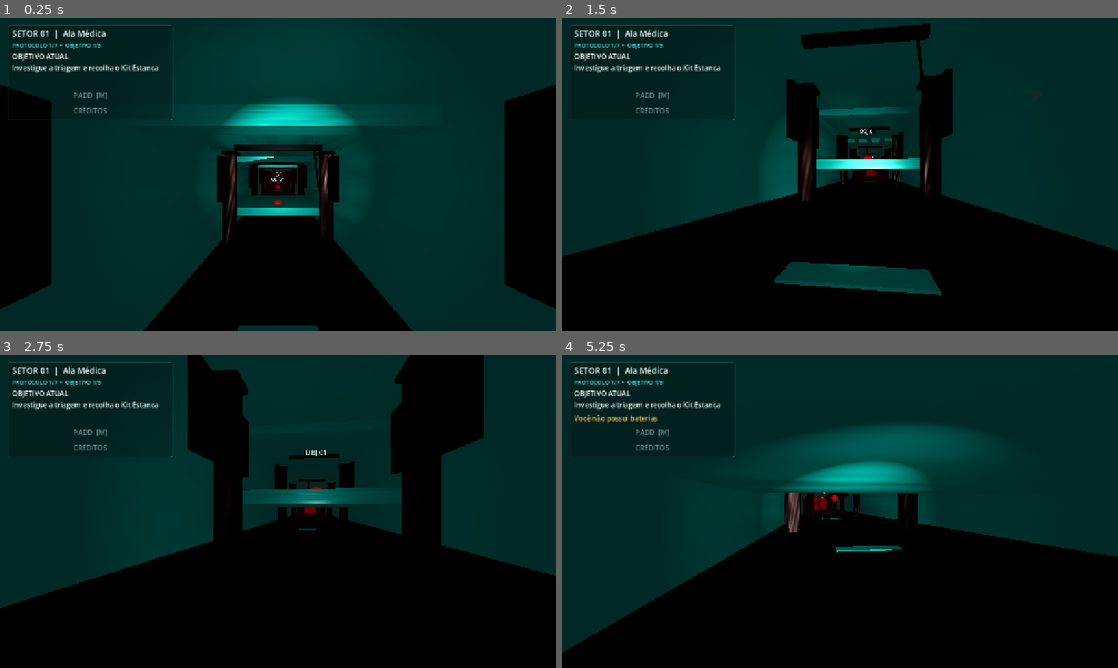
Above: before the commit, frames 1-4 (two rows, left to right).
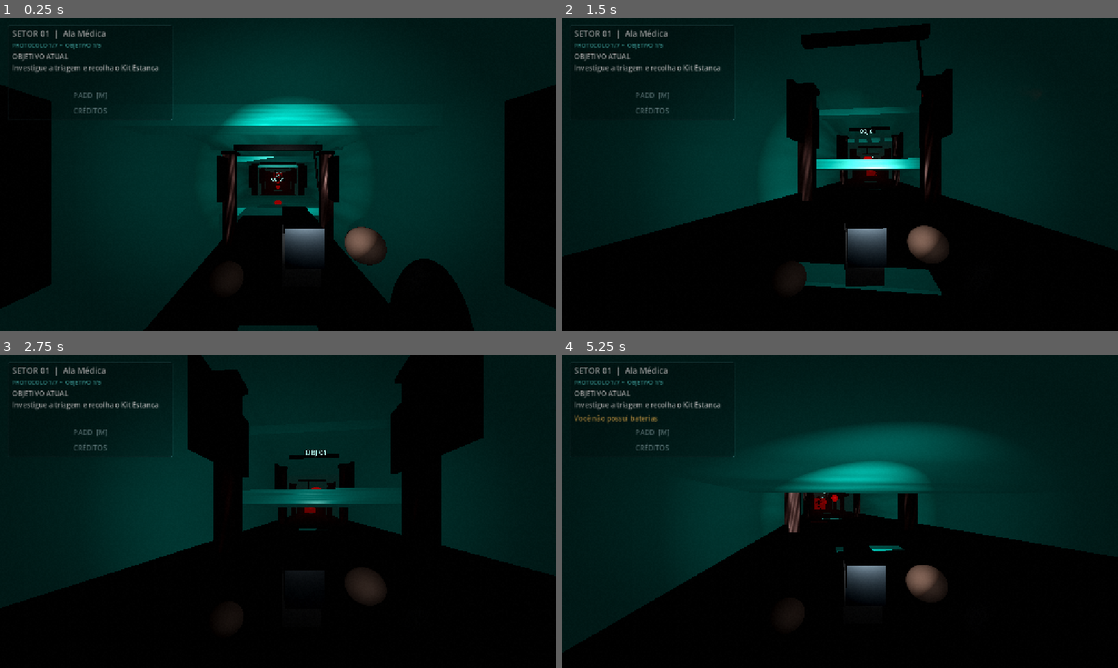
Above: after the commit, the same moments.

Repository: Dracko8891/NEWBORN
Game: Godot game, scene res://scenes/main.tscn
The game is run twice, just before and just after one commit, with the same random seed, the same clock (stepped at 60 frames per second) and the same inputs.
Inputs (mouse positions are in pixels of both pictures, inside the frame that each line leads up to):
- Up to frame 1 (0.25 s): no input
- Up to frame 2 (1.5 s): tap Enter at 0.5 s; move the mouse to (867, 174) at 0.52 s; hold C (crouch) 0.53-1.28 s; hold W (move_forward) from 0.53 s (still down); click (867, 174) at 0.67 s; move the mouse to (812, 174) at 1.27 s; tap X (dynamo) at 1.35 s
- Up to frame 3 (2.75 s): keep holding W (move_forward); move the mouse to (289, 505) at 2.02 s; hold L (flashlight) from 2.03 s (still down)
- Up to frame 4 (5.25 s): keep holding W (move_forward); move the mouse to (834, 517) at 2.77 s; release L (flashlight) at 2.78 s; tap F (interact) at 2.85 s; click (834, 517) at 2.92 s; move the mouse to (878, 514) at 3.52 s; tap Ctrl (slide) at 3.6 s; move the mouse to (795, 508) at 4.27 s; tap Shift (sprint) at 4.35 s; move the mouse to (845, 511) at 5.02 s; hold B (use_battery) from 5.03 s (still down); click (845, 511) at 5.17 s

The runs differ from the first frame. In frame 1, 5.2% of the frame differs, in the area x 1-86%, y 2-100%; in frame 2, 3.0%; in frame 3, 1.4%; in frame 4, 2.5%.
Error before the commit: Parse Error: Cannot find member "EMISSION_SHAPE_BOX" in base "GPUParticles3D". (res://systems/horror_atmosphere.gd:105)

Commit message:
Configure GPU dust through particle process material

Diff:
--- a/systems/horror_atmosphere.gd
+++ b/systems/horror_atmosphere.gd
@@ -102,16 +102,18 @@
 	_dust.amount = DUST_COUNT
 	_dust.lifetime = 8.0
 	_dust.explosiveness = 0.0
-	_dust.emission_shape = GPUParticles3D.EMISSION_SHAPE_BOX
-	_dust.emission_box_extents = Vector3(8.0, 2.5, 8.0)
-	_dust.direction = Vector3(0.1, 1.0, 0.0)
-	_dust.spread = 180.0
-	_dust.initial_velocity_min = 0.025
-	_dust.initial_velocity_max = 0.12
-	_dust.gravity = Vector3(0.0, 0.015, 0.0)
-	_dust.scale_amount_min = 0.012
-	_dust.scale_amount_max = 0.035
 	_dust.emitting = true
+	var process_material := ParticleProcessMaterial.new()
+	process_material.emission_shape = ParticleProcessMaterial.EMISSION_SHAPE_BOX
+	process_material.emission_box_extents = Vector3(8.0, 2.5, 8.0)
+	process_material.direction = Vector3(0.1, 1.0, 0.0)
+	process_material.spread = 180.0
+	process_material.initial_velocity_min = 0.025
+	process_material.initial_velocity_max = 0.12
+	process_material.gravity = Vector3(0.0, 0.015, 0.0)
+	process_material.scale_min = 0.012
+	process_material.scale_max = 0.035
+	_dust.process_material = process_material
 	var particle_material := StandardMaterial3D.new()
 	particle_material.shading_mode = BaseMaterial3D.SHADING_MODE_UNSHADED
 	particle_material.transparency = BaseMaterial3D.TRANSPARENCY_ALPHA
